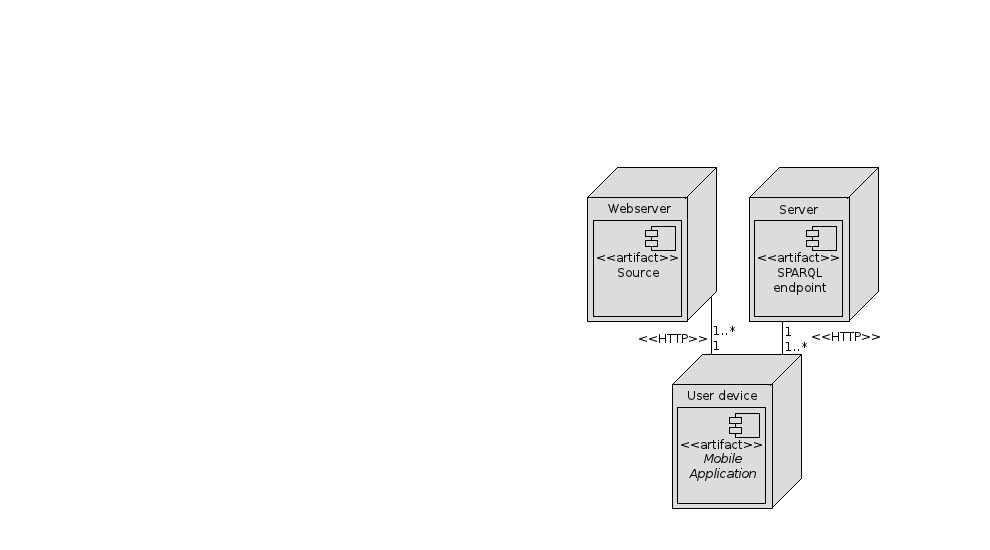
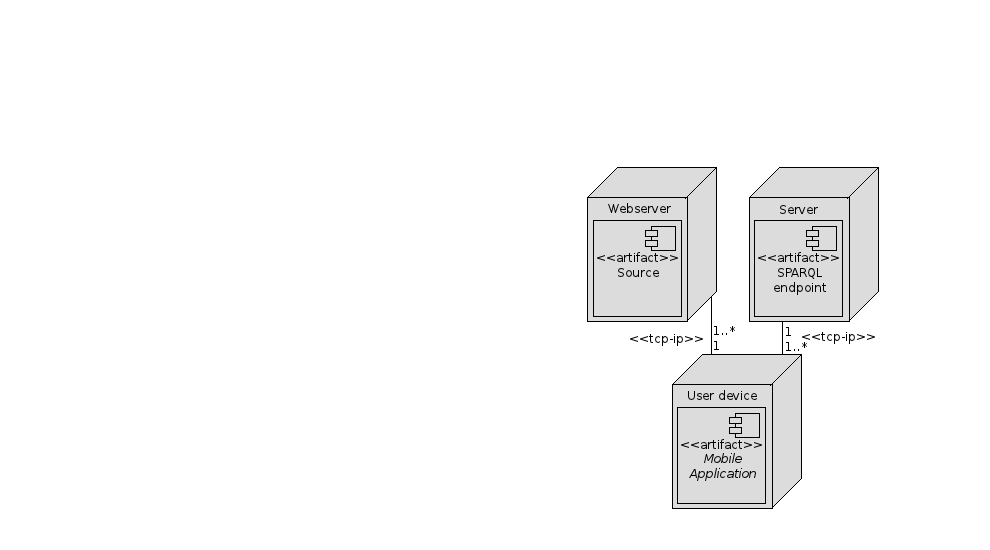
Before/after of a 990 × 550 layered artwork. What changed in the layer stack:
renamed "<<HTTP>>#1" to "<<tcp-ip>>", painted on it over left=630, top=334, right=707, bottom=346
renamed "<<HTTP>>" to "<<tcp-ip>>#1", painted on it over left=802, top=332, right=880, bottom=344
